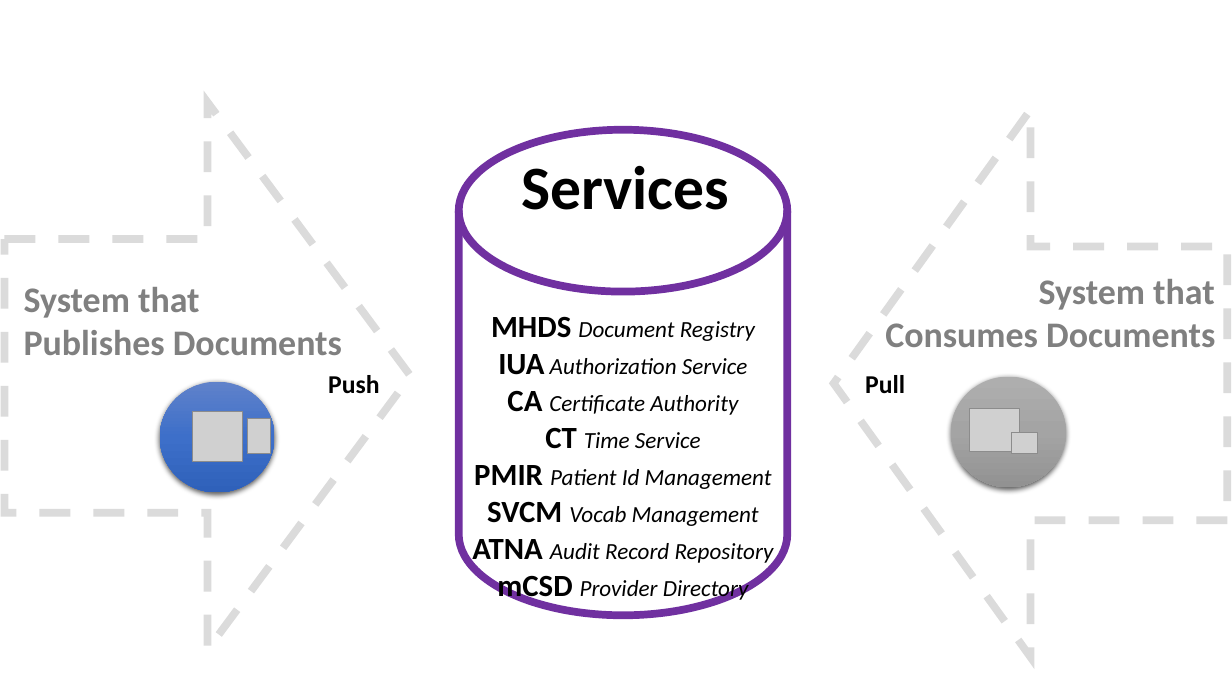
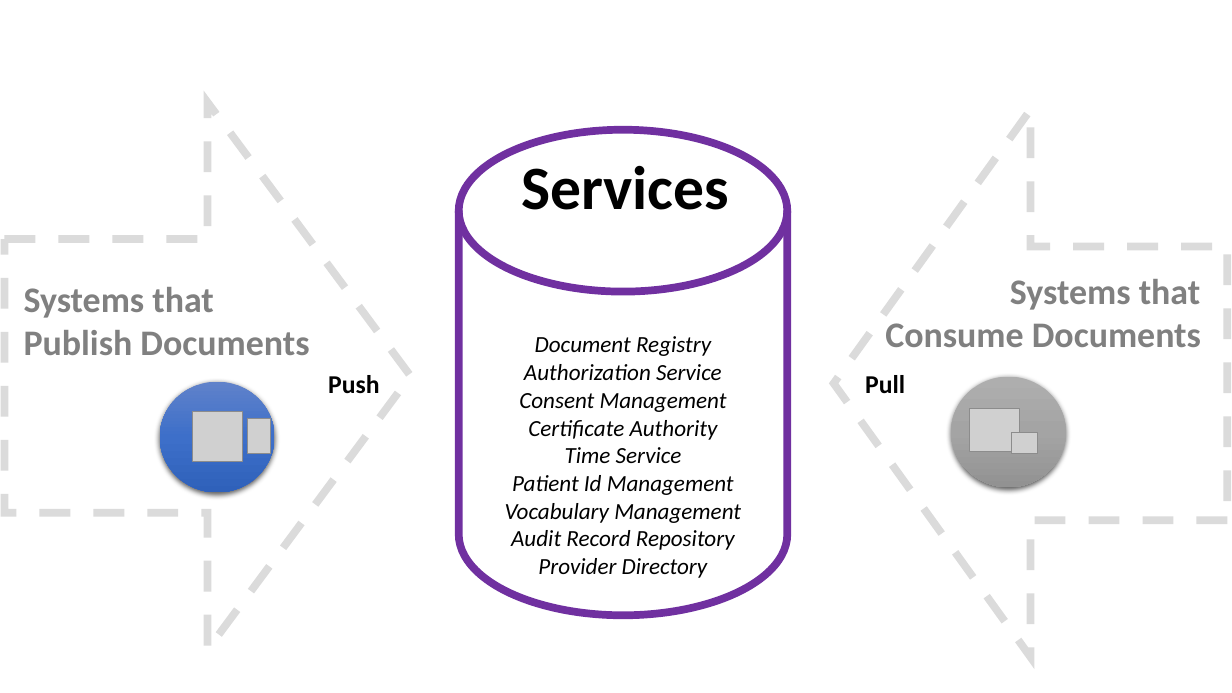
Before and after one commit to IHE/IT-Infrastructure, a slide deck: slide 9 of MHDS/Diagrams.pptx. Drawn at 1232x693 pixels with LibreOffice and Linux fonts; fonts in the diff are those of the drawing; grey boxes stand for pictures. Boxes give left, top, right and bottom in pixels: in the first picture for what was removed or moved away, otherwise in the second. Text is boxed around its words. In the diff, an @@ line names an element or a change of style, - is before the commit and + after.

```diff
--- a/MHDS/Diagrams.pptx
+++ b/MHDS/Diagrams.pptx
@@ text at bbox=[24, 287, 309, 355]: text changed @@
-System that
-Publishes Documents
+Systems that
+Publish Documents
@@ text at bbox=[885, 279, 1201, 347]: text changed @@
-System that
-Consumes Documents
+Systems that
+Consume Documents
@@ text in cylinder at bbox=[505, 336, 741, 578]: text changed @@
-MHDS Document Registry
-IUA Authorization Service
-CA Certificate Authority
-CT Time Service
-PMIR Patient Id Management
-SVCM Vocab Management
-ATNA Audit Record Repository
-mCSD Provider Directory
+Document Registry
+Authorization Service
+Consent Management
+Certificate Authority
+Time Service
+Patient Id Management
+Vocabulary Management
+Audit Record Repository
+Provider Directory
```
Also in this commit, not shown: 4 other files.
